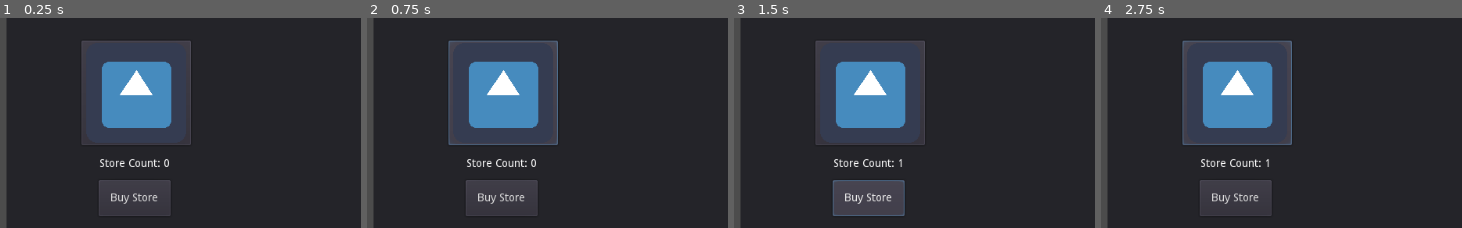
Above: before the commit, frames 1-4 (left to right).
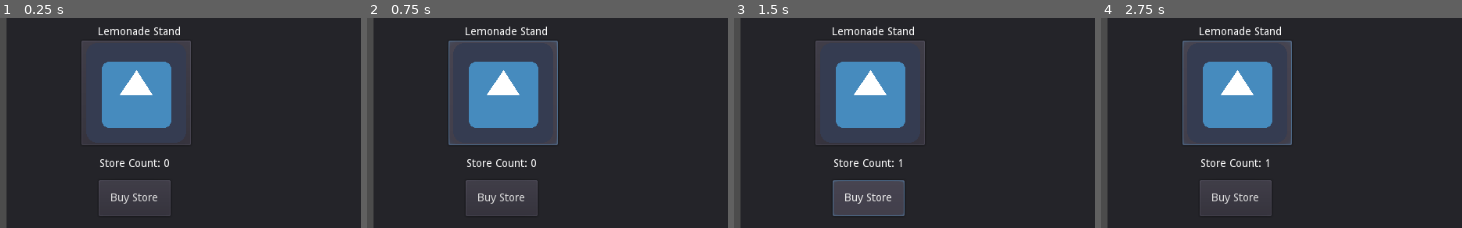
Above: after the commit, the same moments.

Repository: shawn220a/GodotIdleTycoon
Game: Godot game, scene res://store.tscn
Same seed, same stepped clock (60 frames per second), same inputs: the game is played once before the commit and once after it. The engine's default icon, where the game draws it, is replaced by a stand-in: a white triangle on a blue panel in a dark square.
Inputs (mouse positions are % of the whole screen's width and height, from its top left):
- Up to frame 1 (0.25 s): no input
- Up to frame 2 (0.75 s): click (19, 43) at 0.5 s
- Up to frame 3 (1.5 s): click "Buy Store" at 1.25 s
- Up to frame 4 (2.75 s): click (19, 43) at 2 s
The pictures show only the part of the screen within x 0-50%, y 25-75%; the shares and areas given below are measured in that part.

The runs differ from the first frame. In frame 1, 0.4% of the frame differs, in the area x 27-50%, y 3-9%; in frame 2, 0.4%; in frame 3, 0.4%; in frame 4, 0.4%.

Commit message:
Add lemonade stand title label

Diff:
--- a/store.tscn
+++ b/store.tscn
@@ -5,9 +5,9 @@
 
 [node name="Panel" type="Panel"]
 margin_left = 47.6177
-margin_top = 30.1594
+margin_top = 29.6594
 margin_right = 955.618
-margin_bottom = 552.159
+margin_bottom = 551.659
 script = ExtResource( 1 )
 __meta__ = {
 "_edit_use_anchors_": false
@@ -21,6 +21,19 @@
 margin_right = 73.9998
 margin_bottom = 70.0
 text = "[Money]"
+align = 1
+__meta__ = {
+"_edit_use_anchors_": false
+}
+
+[node name="LemonadeStandLabel" type="Label" parent="."]
+anchor_left = 0.5
+anchor_right = 0.5
+margin_left = -361.0
+margin_top = 139.5
+margin_right = -207.0
+margin_bottom = 170.5
+text = "Lemonade Stand"
 align = 1
 __meta__ = {
 "_edit_use_anchors_": false
